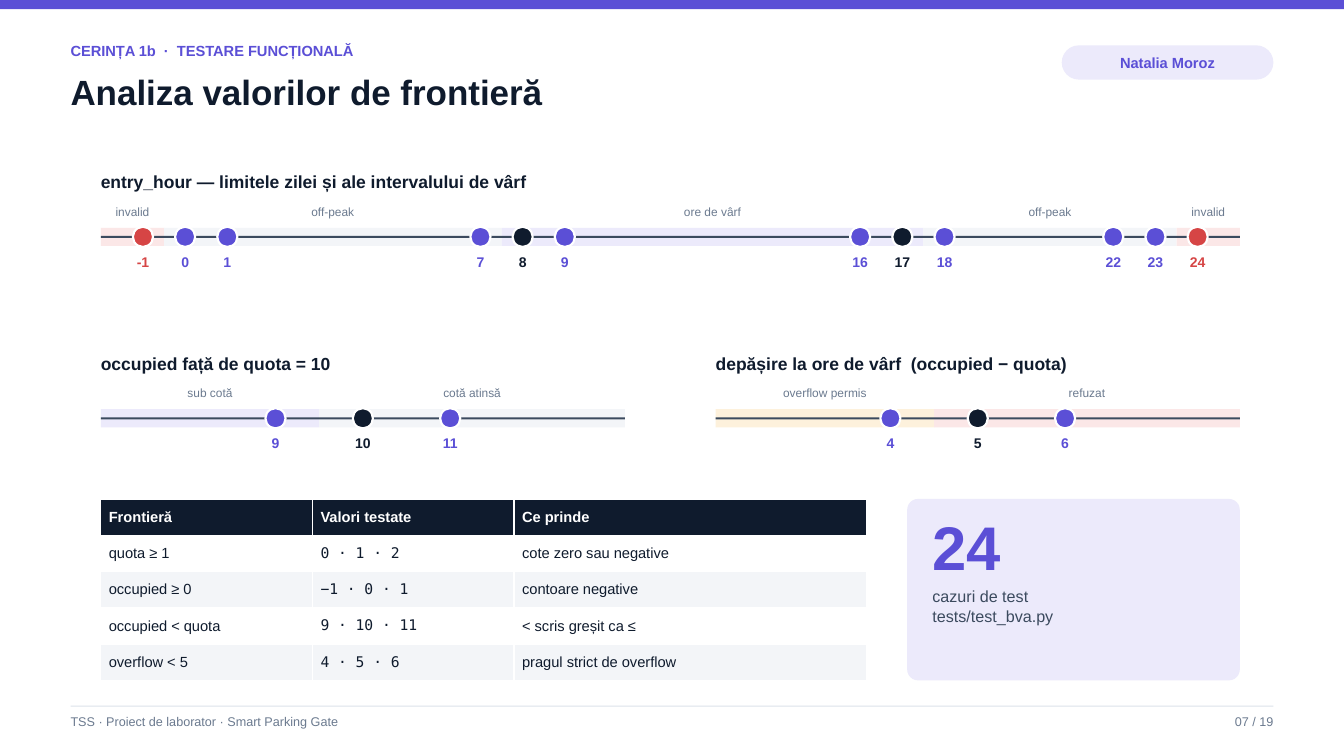
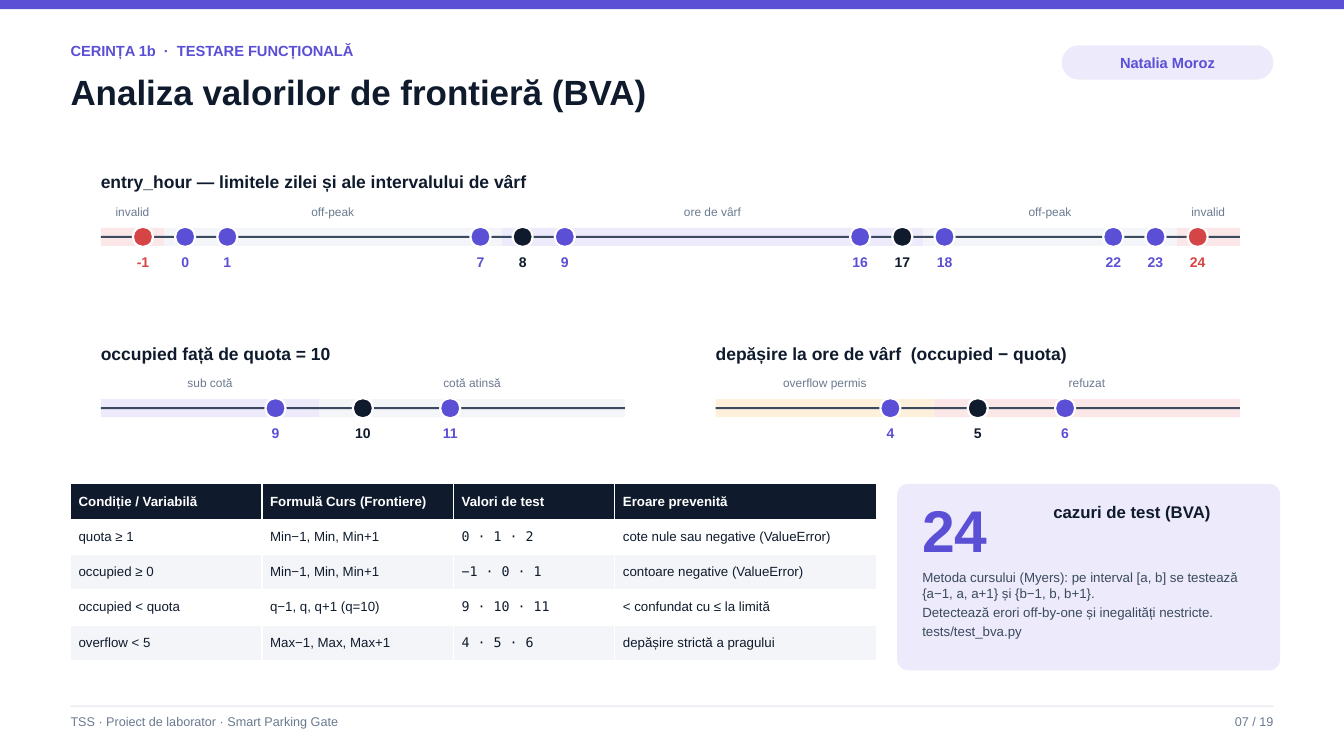
Before and after one commit to victormura/tss, a slide deck: slide 7 of proiect_laborator/docs/Prezentare_Laborator_TSS.pptx. Drawn at 1344x756 pixels with LibreOffice and Linux fonts; fonts in the diff are those of the drawing. Boxes give left, top, right and bottom in pixels: in the first picture for what was removed or moved away, otherwise in the second. Text is boxed around its words. In the diff, an @@ line names an element or a change of style, - is before the commit and + after.

Commit message:
docs(presentation): align all slides with official course notations, formulas, and terminology

```diff
--- a/proiect_laborator/docs/Prezentare_Laborator_TSS.pptx
+++ b/proiect_laborator/docs/Prezentare_Laborator_TSS.pptx
@@ text at [71, 79, 646, 112]: text changed @@
-Analiza valorilor de frontieră
+Analiza valorilor de frontieră (BVA)
@@ 12 texts, 6 rectangles, 6 ellipses: place and size @@
-12 texts, 6 rectangles, 6 ellipses at [101, 357, 1240, 448]
+12 texts, 6 rectangles, 6 ellipses at [101, 347, 1240, 438]
@@ table at [71, 484, 877, 660] @@
-column 1: Frontieră | quota ≥ 1 | occupied ≥ 0 | occupied < quota | overflow < 5
-column 2: Valori testate | 0 · 1 · 2 | −1 · 0 · 1 | 9 · 10 · 11 | 4 · 5 · 6
-column 3: Ce prinde | cote zero sau negative | contoare negative | < scris greșit ca ≤ | pragul strict de overflow
+column 1: Condiție / Variabilă | quota ≥ 1 | occupied ≥ 0 | occupied < quota | overflow < 5
+column 2: Formulă Curs (Frontiere) | Min−1, Min, Min+1 | Min−1, Min, Min+1 | q−1, q, q+1 (q=10) | Max−1, Max, Max+1
+column 3: Valori de test | 0 · 1 · 2 | −1 · 0 · 1 | 9 · 10 · 11 | 4 · 5 · 6
+column 4: Eroare prevenită | cote nule sau negative (ValueError) | contoare negative (ValueError) | < confundat cu ≤ la limită | depășire strictă a pragului
@@ table: place and size @@
-table at [101, 499, 867, 681]
+table at [71, 484, 877, 660]
@@ rounded rectangle: place and size @@
-rounded rectangle at [907, 499, 1240, 681]
+rounded rectangle at [897, 484, 1280, 670]
@@ text "24": place and size @@
-text "24" at [932, 527, 1000, 570]
+text "24" at [922, 511, 987, 552]
@@ text "24" at [922, 511, 987, 552]: size 44 to 42 pt @@
@@ text at [1053, 506, 1210, 522]: text changed; size 11.5 to 12 pt; text colour #3B4A5E to #0F1B2D; bold on @@
-cazuri de test
-tests/test_bva.py
+cazuri de test (BVA)
@@ text added at [922, 572, 1238, 639], 9.5 pt, text #3B4A5E @@
+Metoda cursului (Myers): pe interval [a, b] se testează {a−1, a, a+1} și {b−1, b, b+1}.
+Detectează erori off-by-one și inegalități nestricte.
+tests/test_bva.py
```
Also in this commit, not shown: 12 other slides changed, 2 other files.
